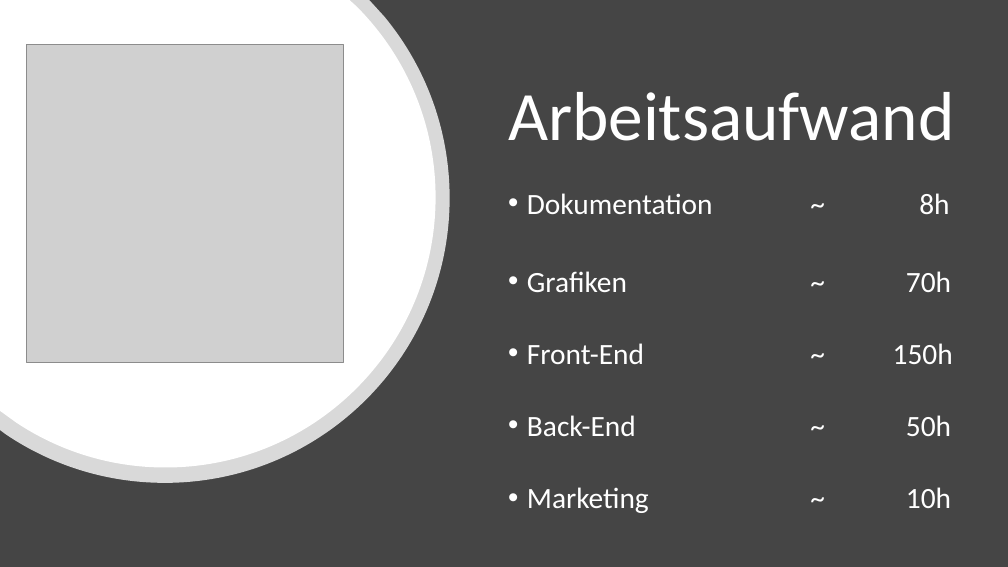
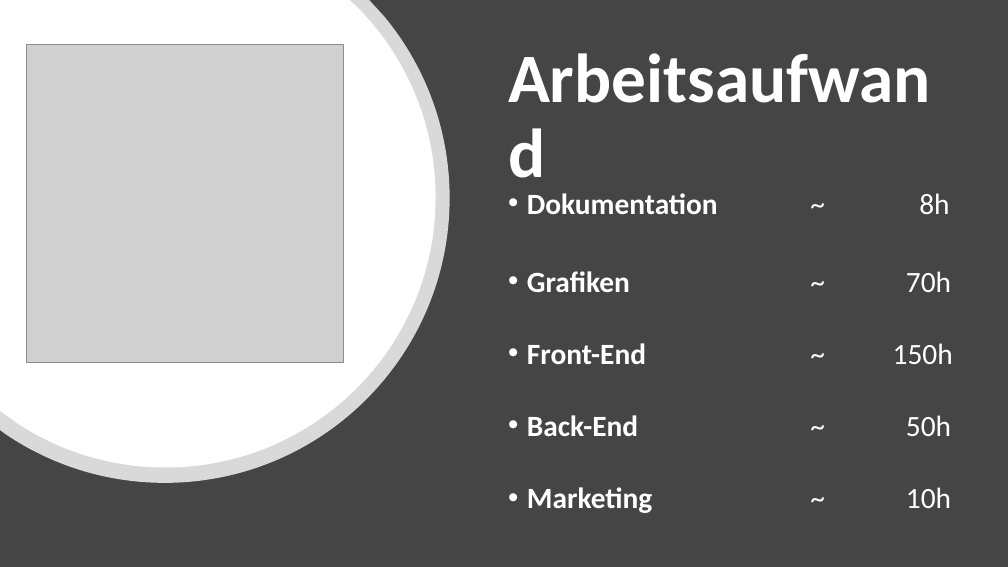
Before and after one commit to sevsev9/blob, a slide deck: slide 4 of PR-Folder/Projekt_blob_präsentation.pptx (slide 3 before the commit). Drawn at 1008x567 pixels with LibreOffice and Linux fonts; fonts in the diff are those of the drawing; grey boxes stand for pictures. Boxes give left, top, right and bottom in pixels: in the first picture for what was removed or moved away, otherwise in the second. Text is boxed around its words. In the diff, an @@ line names an element or a change of style, - is before the commit and + after.

```diff
--- a/PR-Folder/Projekt_blob_präsentation.pptx
+++ b/PR-Folder/Projekt_blob_präsentation.pptx
@@ title "Arbeitsaufwand" at box(501, 52, 966, 183): bold on @@
@@ text "Dokumentation ~ 8h" at box(527, 193, 953, 513): bold on in "Dokumentation", "Grafiken", "Front-End", "Back-End" and 1 more places @@
```
Also in this commit, not shown: 3 other slides changed, 1 slide added.
